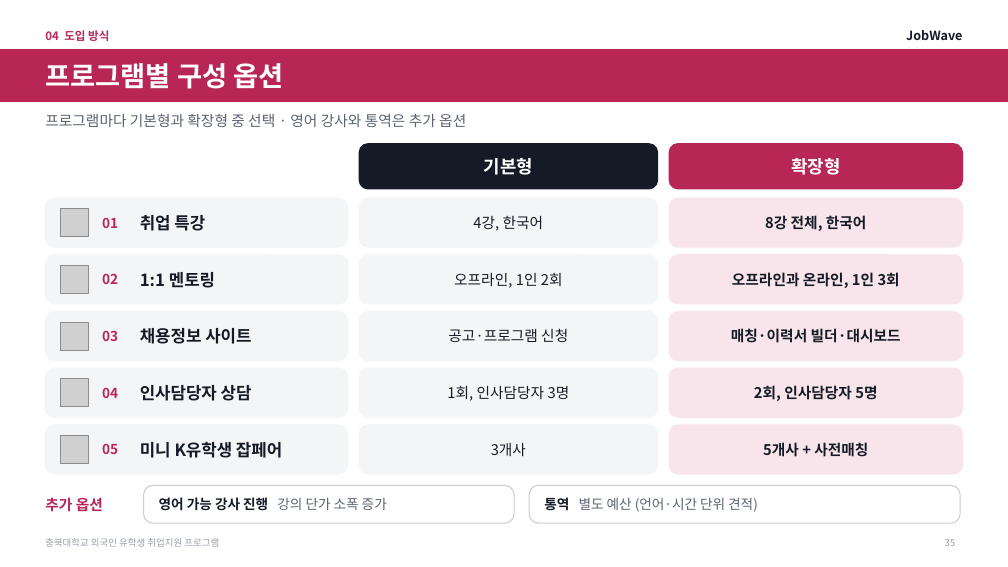
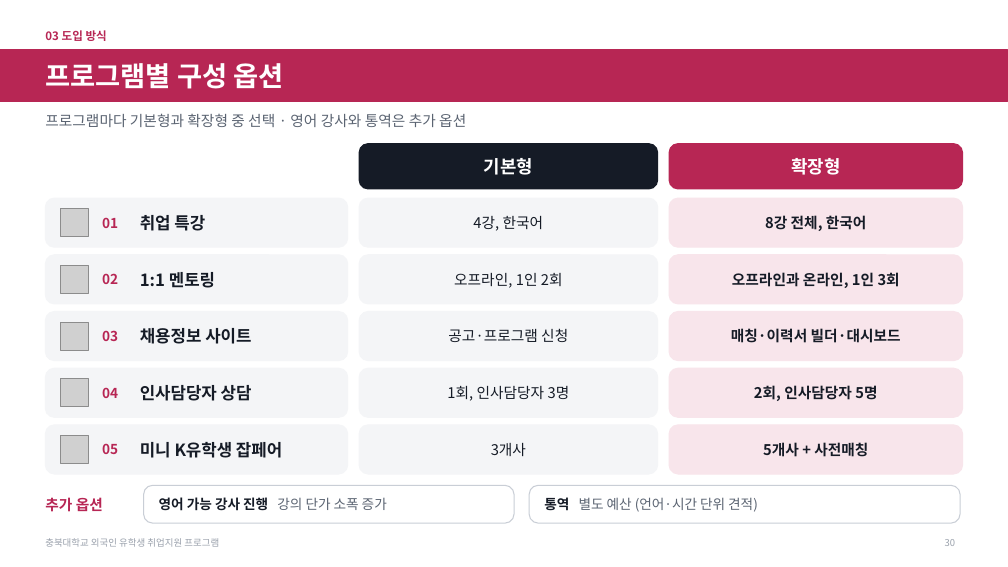
Before and after one commit to job-wave/Codex, a slide deck: slide 30 of output/jobwave-cbnu-proposal/JobWave_proposal_visual.pptx (slide 35 before the commit). Drawn at 1008x567 pixels with LibreOffice and Linux fonts; fonts in the diff are those of the drawing; grey boxes stand for pictures; background and template pictures are left out. Boxes give left, top, right and bottom in pixels: in the first picture for what was removed or moved away, otherwise in the second. Text is boxed around its words. In the diff, an @@ line names an element or a change of style, - is before the commit and + after.

```diff
--- a/output/jobwave-cbnu-proposal/JobWave_proposal_visual.pptx
+++ b/output/jobwave-cbnu-proposal/JobWave_proposal_visual.pptx
@@ text at (45,30,107,41): text changed @@
-04 도입 방식
+03 도입 방식
@@ text removed at (906,30,962,40) @@
-JobWave
```
Also in this commit, not shown: 37 other slides changed, 5 slides removed, 8 other files.
